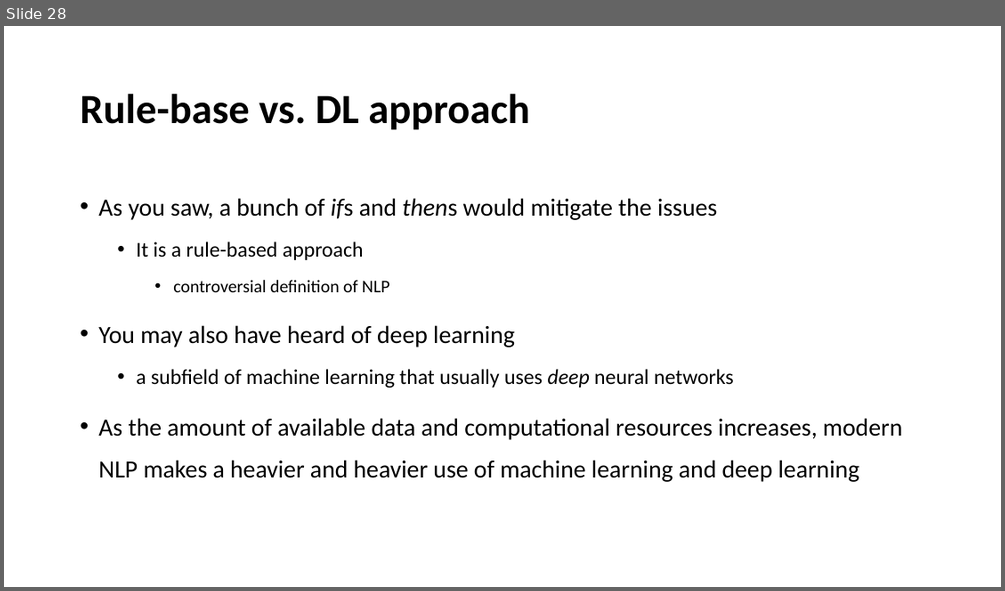
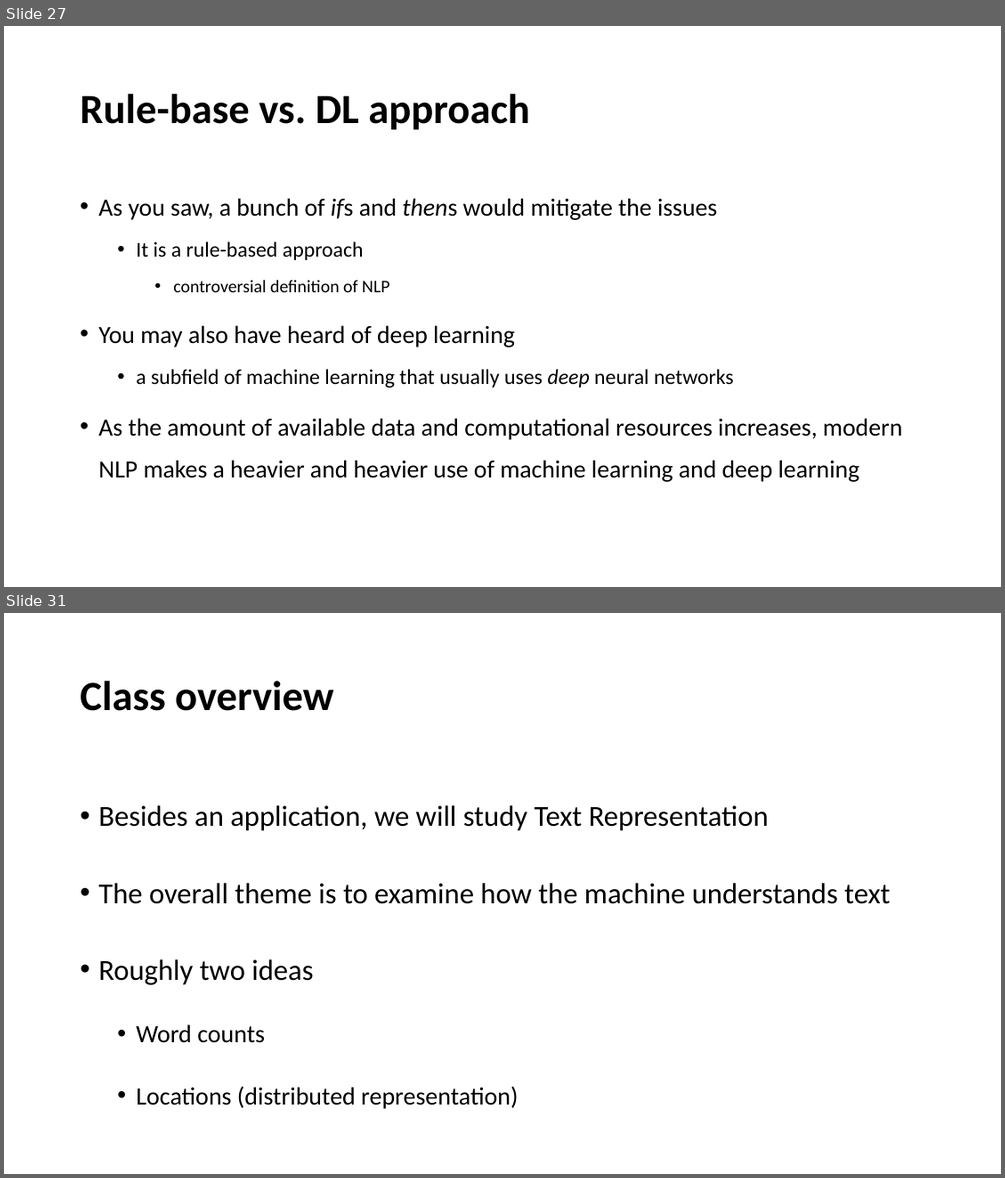
Before and after one commit to YeabinMoonEcon/BUS211, a slide deck: BUS243_NLP/lecture_notes/Lecture1.pptx. Shown one above the other, each under a label of ours: slide 28 before the commit, slides 27 and 31 after it; the slides between them are not shown. The pictures are 1005x591 and 1005x1178 pixels, drawn with LibreOffice and Linux fonts; fonts in the diff are those of the drawing. Boxes give left, top, right and bottom in pixels: in the first picture for what was removed or moved away, otherwise in the second. Text is boxed around its words. In the diff, an @@ line names an element or a change of style, - is before the commit and + after.

```diff
--- a/BUS243_NLP/lecture_notes/Lecture1.pptx
+++ b/BUS243_NLP/lecture_notes/Lecture1.pptx
@@ slide 31 added at box(4, 613, 1001, 1174), background #FFFFFF @@
@@ title added at box(80, 681, 333, 711), 40 pt, text #000000, bold @@
+Class overview
@@ text added at box(98, 805, 890, 1109), 28 pt, text #000000 @@
+• Besides an application, we will study Text Representation
+• The overall theme is to examine how the machine understands text
+• Roughly two ideas
+  • Word counts
+  • Locations (distributed representation)
@@ what was slide 28 is now slide 27 @@
```
Also in this commit, not shown: 1 slide changed, 5 other slides added, 2 slides removed.
